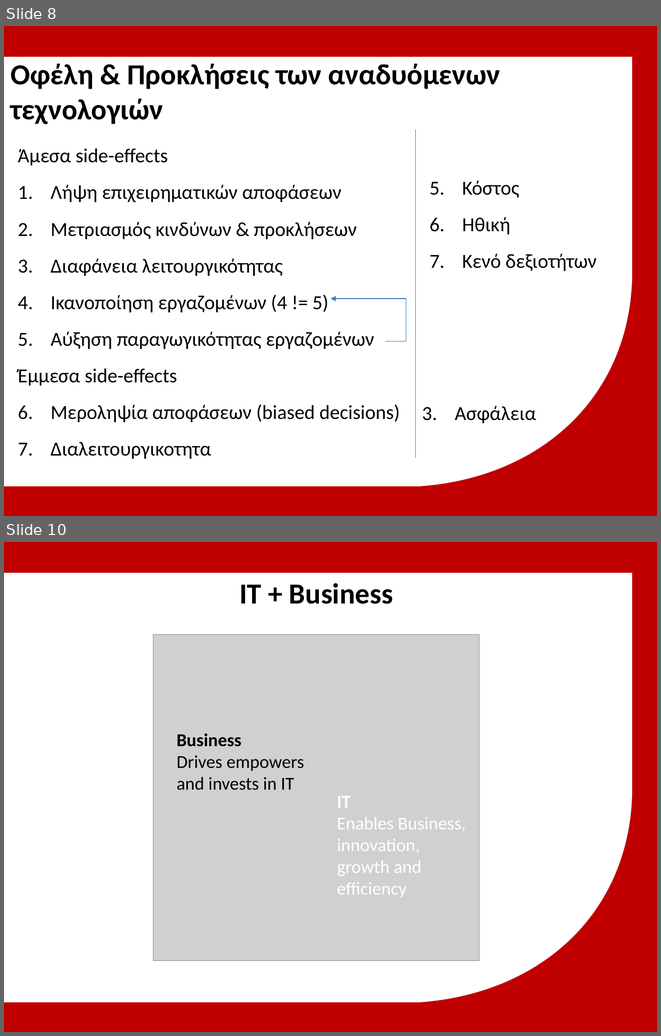
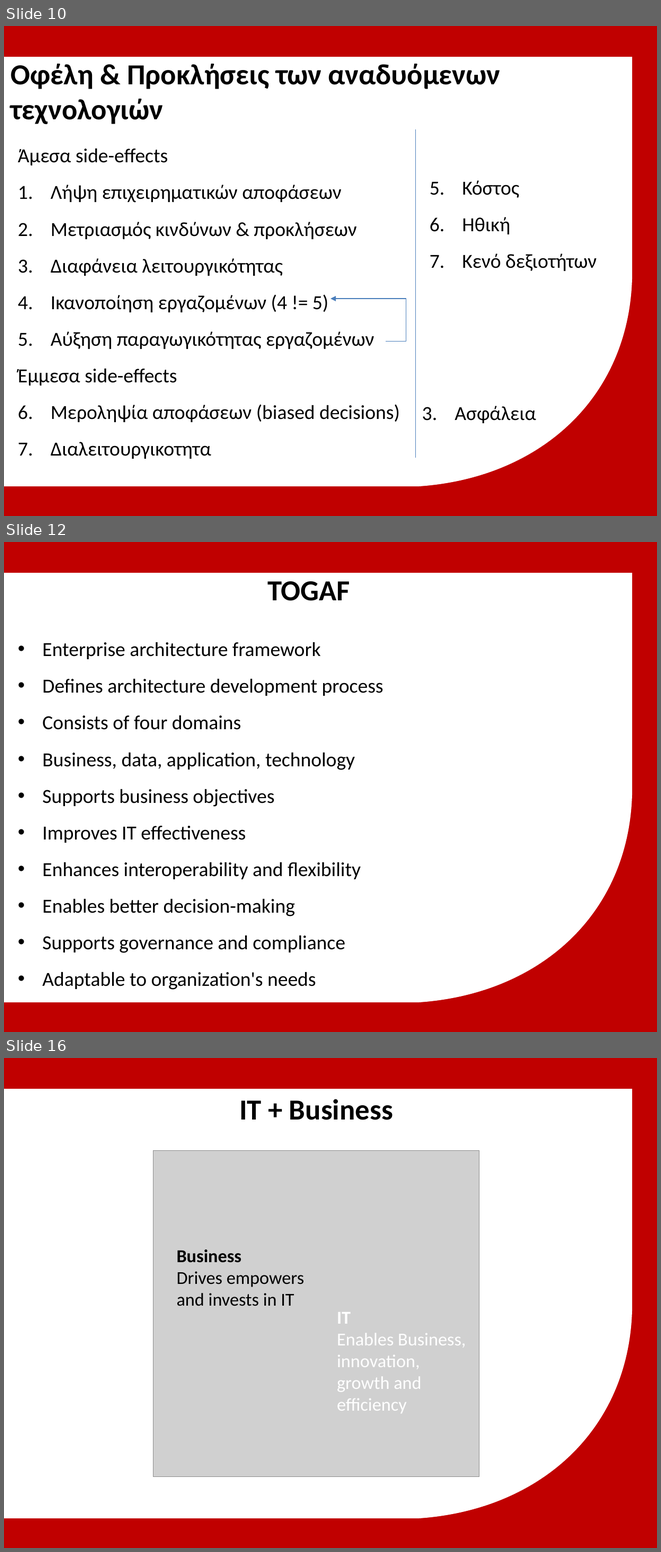
Before and after one commit to michailmarkou1995/MBA, a slide deck: Spiritual Wellbeing IV Professional Development and Applied Research/Μητροπολιτικό Κολλέγιο_ΣΕΚΦ[Μιχαηλ Μαρκου] IT in Global Business.pptx. Shown one above the other, each under a label of ours: slides 8 and 10 before the commit, slides 10, 12 and 16 after it; the slides between them are not shown. The pictures are 661x1036 and 661x1552 pixels, drawn with LibreOffice and Linux fonts; fonts in the diff are those of the drawing; grey boxes stand for pictures; background and template pictures are left out. Boxes give left, top, right and bottom in pixels: in the first picture for what was removed or moved away, otherwise in the second. Text is boxed around its words. In the diff, an @@ line names an element or a change of style, - is before the commit and + after.

```diff
--- a/Spiritual Wellbeing IV Professional Development and Applied Research/Μητροπολιτικό Κολλέγιο_ΣΕΚΦ[Μιχαηλ Μαρκου] IT in Global Business.pptx
+++ b/Spiritual Wellbeing IV Professional Development and Applied Research/Μητροπολιτικό Κολλέγιο_ΣΕΚΦ[Μιχαηλ Μαρκου] IT in Global Business.pptx
@@ slide 12 added at box(4, 542, 657, 1032), background #C00000; not listed: 1 template element that a slide beside it also shows @@
@@ text added at box(267, 581, 350, 601), 32 pt, text #000000, bold @@
+TOGAF
@@ text added at box(42, 642, 383, 989), 22 pt, text #000000 @@
+• Enterprise architecture framework
+• Defines architecture development process
+• Consists of four domains
+• Business, data, application, technology
+• Supports business objectives
+• Improves IT effectiveness
+• Enhances interoperability and flexibility
+• Enables better decision-making
+• Supports governance and compliance
+• Adaptable to organization's needs
@@ what was slide 8 is now slide 10 @@
@@ what was slide 10 is now slide 16 @@
```
Also in this commit, not shown: 1 slide changed, 5 other slides added.
